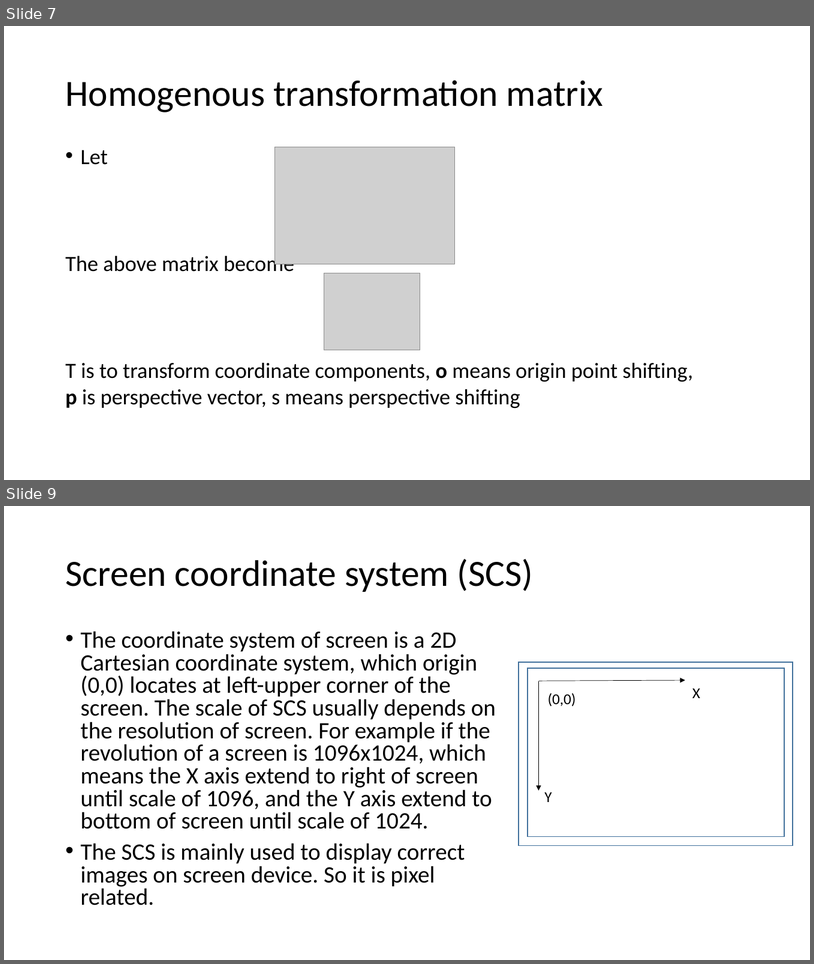
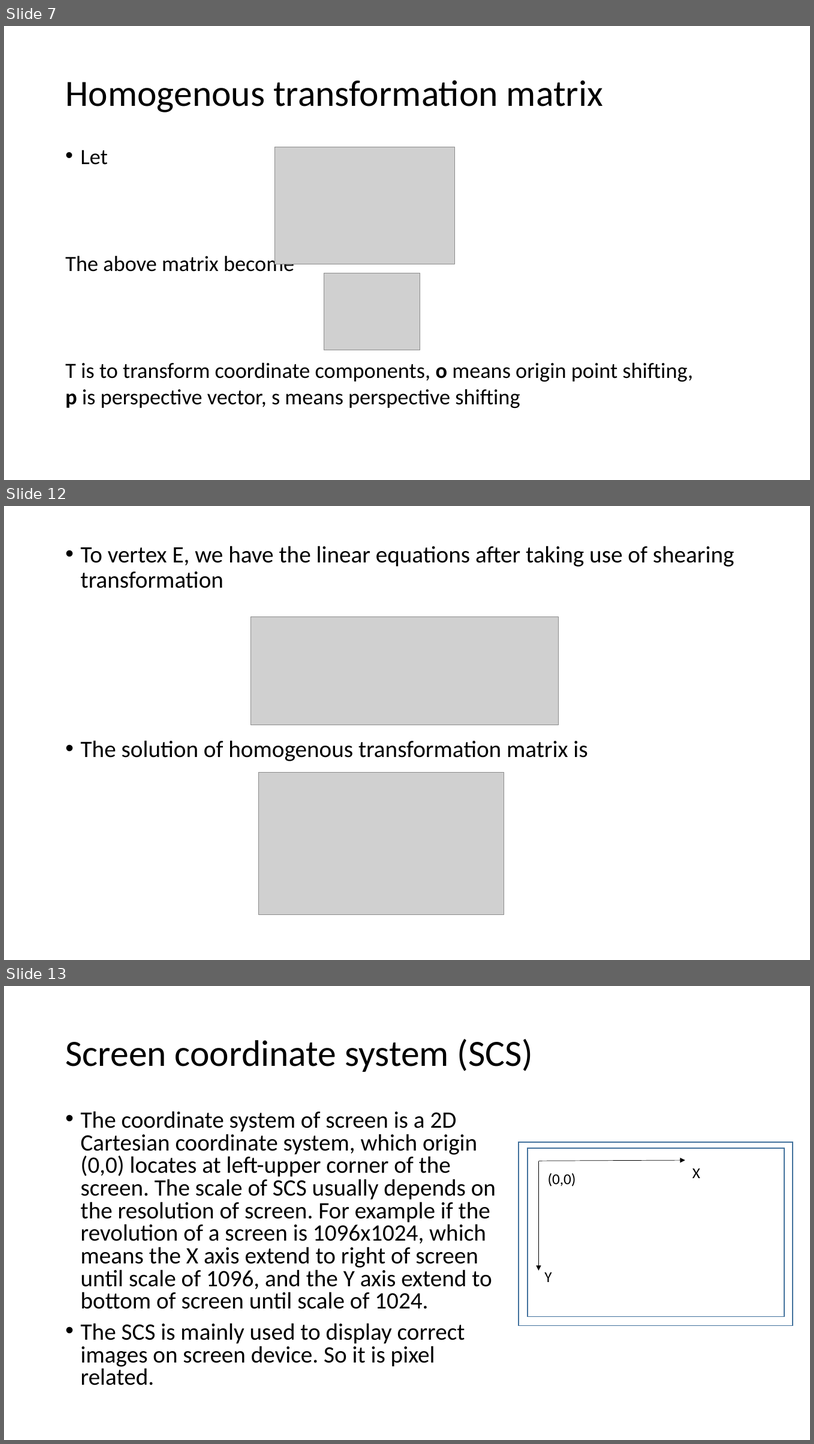
Before and after one commit to Jinny-Ching/cad_cam_course, a slide deck: Coordinate system.pptx. Shown one above the other, each under a label of ours: slides 7 and 9 before the commit, slides 7, 12 and 13 after it; the slides between them are not shown. The pictures are 814x964 and 814x1444 pixels, drawn with LibreOffice and Linux fonts; fonts in the diff are those of the drawing; grey boxes stand for pictures. Boxes give left, top, right and bottom in pixels: in the first picture for what was removed or moved away, otherwise in the second. Text is boxed around its words. In the diff, an @@ line names an element or a change of style, - is before the commit and + after.

Commit message:
add an homogenous transformation matrix example

```diff
--- a/Coordinate system.pptx
+++ b/Coordinate system.pptx
@@ slide 12 added at bbox=[4, 506, 810, 960], background #FFFFFF @@
@@ text added at bbox=[81, 546, 735, 761], 28 pt, text #000000 @@
+• To vertex E, we have the linear equations after taking use of shearing transformation
+• The solution of homogenous transformation matrix is
@@ picture added at bbox=[251, 617, 559, 724] @@
@@ picture added at bbox=[258, 772, 504, 915] @@
@@ what was slide 9 is now slide 13 @@
```
Also in this commit, not shown: 2 slides changed, 3 other slides added, 1 other file.
